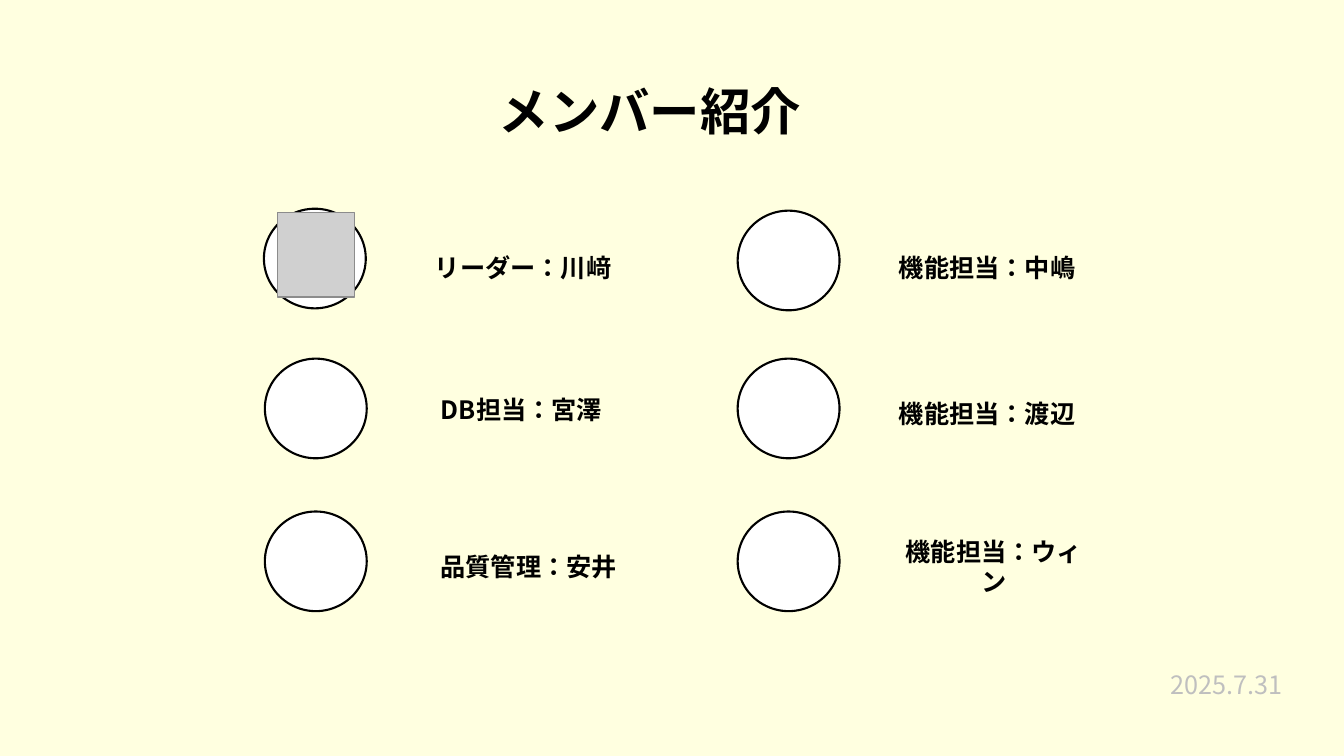
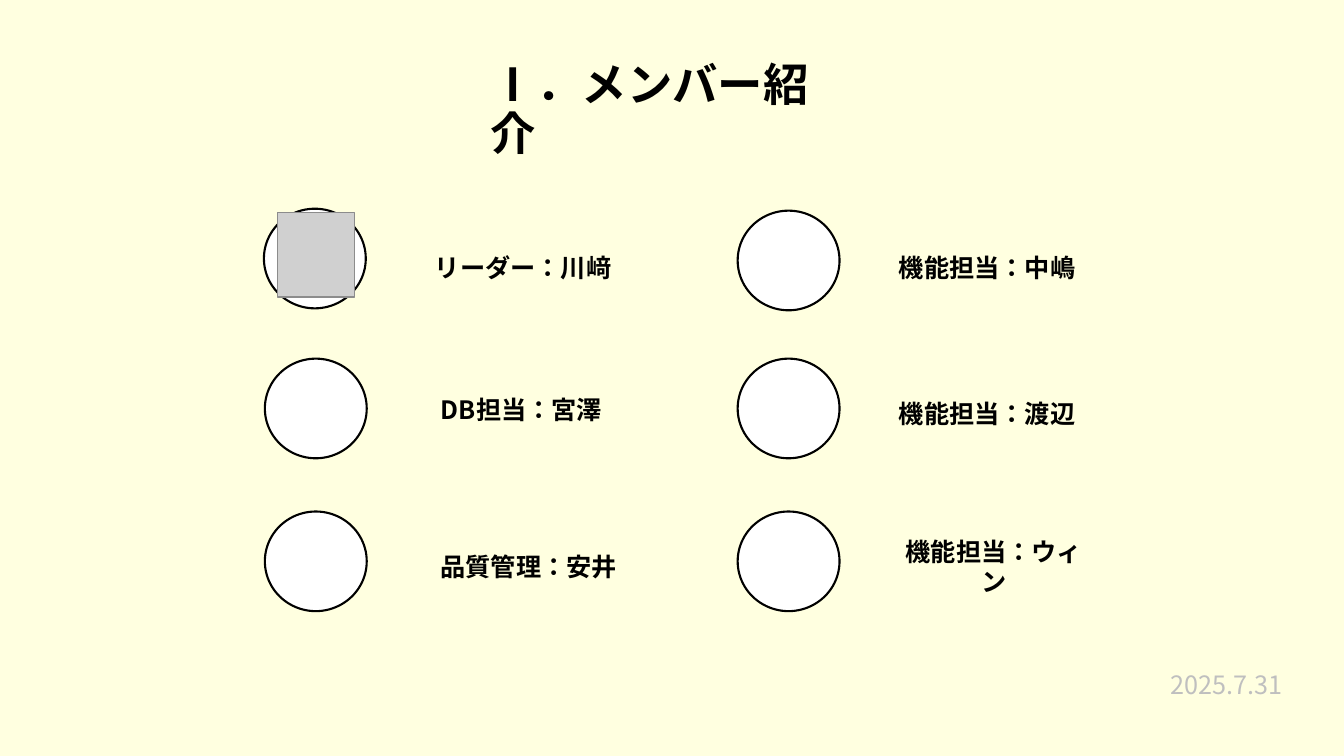
Before and after one commit to plusdojo2025/a2-7, a slide deck: slide 3 of 発表準備/7月成果発表会.pptx. Drawn at 1344x756 pixels with LibreOffice and Linux fonts; fonts in the diff are those of the drawing; grey boxes stand for pictures. Boxes give left, top, right and bottom in pixels: in the first picture for what was removed or moved away, otherwise in the second. Text is boxed around its words. In the diff, an @@ line names an element or a change of style, - is before the commit and + after.

```diff
--- a/発表準備/7月成果発表会.pptx
+++ b/発表準備/7月成果発表会.pptx
@@ title at (491, 62, 809, 154): text changed; size 36 to 32.4 pt @@
-メンバー紹介
+Ⅰ．メンバー紹介
```
Also in this commit, not shown: 13 other slides changed, 4 other files.
